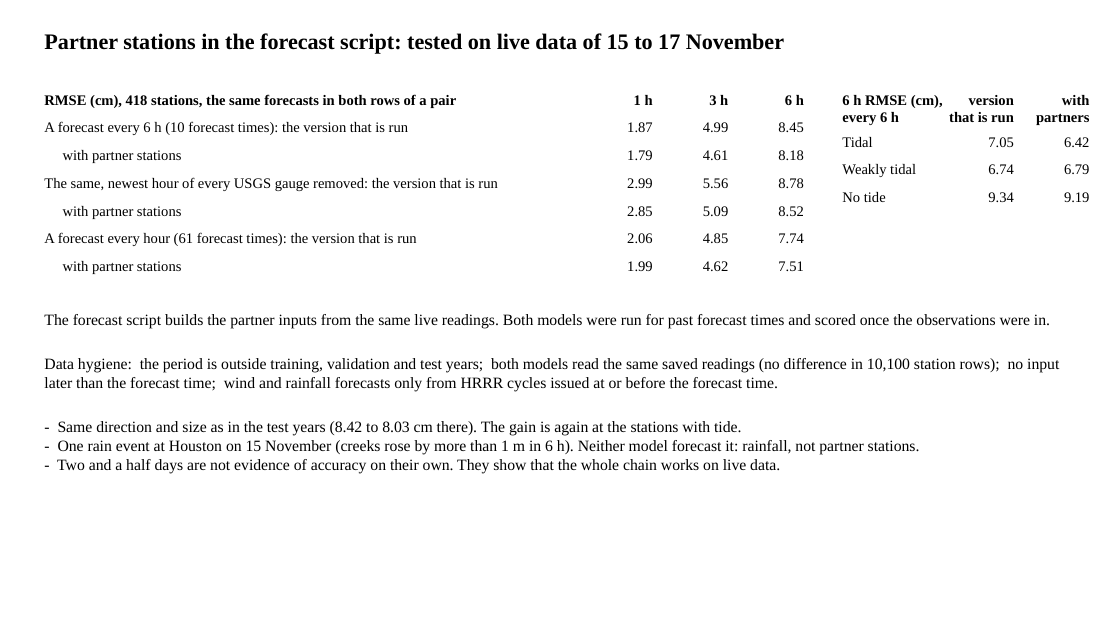
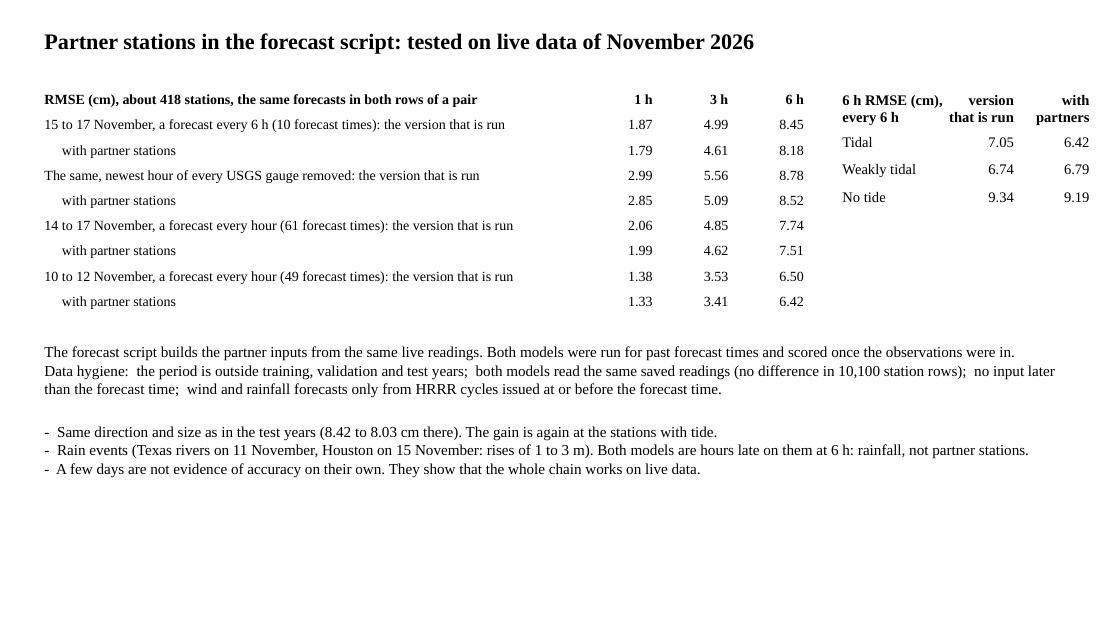
Before and after one commit to LaurenW1997/subdomainLSTM, a slide deck: slide 11 of deliverables/34_since_meeting.pptx. Drawn at 1120x630 pixels with LibreOffice and Linux fonts; fonts in the diff are those of the drawing. Boxes give left, top, right and bottom in pixels: in the first picture for what was removed or moved away, otherwise in the second. Text is boxed around its words. In the diff, an @@ line names an element or a change of style, - is before the commit and + after.

```diff
--- a/deliverables/34_since_meeting.pptx
+++ b/deliverables/34_since_meeting.pptx
@@ text at (x1=44, y1=33, x2=754, y2=54): text changed @@
-Partner stations in the forecast script: tested on live data of 15 to 17 November
+Partner stations in the forecast script: tested on live data of November 2026
@@ text at (x1=44, y1=94, x2=478, y2=107): text changed; size 12.5 to 12 pt @@
-RMSE (cm), 418 stations, the same forecasts in both rows of a pair
+RMSE (cm), about 418 stations, the same forecasts in both rows of a pair
@@ text at (x1=44, y1=119, x2=506, y2=132): text changed; size 12.5 to 12 pt @@
-A forecast every 6 h (10 forecast times): the version that is run
+15 to 17 November, a forecast every 6 h (10 forecast times): the version that is run
@@ 4 texts moved together from (x1=44, y1=177, x2=803, y2=191) to (x1=44, y1=170, x2=803, y2=183) @@
@@ 4 texts moved together from (x1=63, y1=206, x2=803, y2=219) to (x1=62, y1=195, x2=803, y2=208) @@
@@ text at (x1=44, y1=220, x2=514, y2=233): text changed; size 12.5 to 12 pt @@
-A forecast every hour (61 forecast times): the version that is run
+14 to 17 November, a forecast every hour (61 forecast times): the version that is run
@@ size 12.5 to 12 pt in 22 elements at (x1=704, y1=119, x2=728, y2=129), (x1=779, y1=119, x2=803, y2=129), (x1=628, y1=119, x2=652, y2=129), (x1=62, y1=145, x2=176, y2=158), (x1=704, y1=145, x2=728, y2=155), (x1=779, y1=145, x2=803, y2=155), (x1=628, y1=145, x2=652, y2=155), (x1=44, y1=170, x2=480, y2=183), (x1=704, y1=170, x2=728, y2=180), (x1=779, y1=170, x2=803, y2=180), (x1=628, y1=170, x2=652, y2=180), (x1=62, y1=195, x2=176, y2=208), (x1=628, y1=195, x2=652, y2=205), (x1=704, y1=195, x2=728, y2=205), (x1=779, y1=195, x2=803, y2=205), (x1=704, y1=220, x2=728, y2=230), (x1=779, y1=220, x2=803, y2=230), (x1=628, y1=220, x2=652, y2=230), (x1=62, y1=245, x2=176, y2=258), (x1=704, y1=245, x2=728, y2=255), (x1=779, y1=245, x2=803, y2=255), (x1=628, y1=245, x2=652, y2=255) @@
@@ 7 texts moved together from (x1=63, y1=233, x2=803, y2=274) to (x1=62, y1=220, x2=803, y2=258) @@
@@ text added at (x1=44, y1=271, x2=514, y2=284), 12 pt, text #000000 @@
+10 to 12 November, a forecast every hour (49 forecast times): the version that is run
@@ text added at (x1=62, y1=296, x2=176, y2=309), 12 pt, text #000000 @@
+with partner stations
@@ text added at (x1=628, y1=271, x2=652, y2=281), 12 pt, text #000000 @@
+1.38
@@ text added at (x1=628, y1=296, x2=652, y2=306), 12 pt, text #000000 @@
+1.33
@@ text added at (x1=704, y1=271, x2=728, y2=281), 12 pt, text #000000 @@
+3.53
@@ text added at (x1=704, y1=296, x2=728, y2=306), 12 pt, text #000000 @@
+3.41
@@ text added at (x1=779, y1=271, x2=803, y2=281), 12 pt, text #000000 @@
+6.50
@@ text added at (x1=779, y1=296, x2=803, y2=306), 12 pt, text #000000 @@
+6.42
@@ text "The forecast script builds the ..." moved from (x1=44, y1=314, x2=1059, y2=473) to (x1=44, y1=346, x2=1055, y2=478) @@
@@ text at (x1=44, y1=346, x2=1055, y2=441): size 13.5 to 13 pt in "The forecast script builds the partner inputs ...", "Data hygiene: the period is outside training, ...", "- Same direction and size as in ..." @@
@@ text at (x1=56, y1=444, x2=1029, y2=478): text changed; size 13.5 to 13 pt @@
-- One rain event at Houston on 15 November (creeks rose by more than 1 m in 6 h). Neither model forecast it: rainfall, not partner stations.
-- Two and a half days are not evidence of accuracy on their own. They show that the whole chain works on live data.
+- Rain events (Texas rivers on 11 November, Houston on 15 November: rises of 1 to 3 m). Both models are hours late on them at 6 h: rainfall, not partner stations.
+- A few days are not evidence of accuracy on their own. They show that the whole chain works on live data.
```
Also in this commit, not shown: 4 other slides changed, 9 other files.
